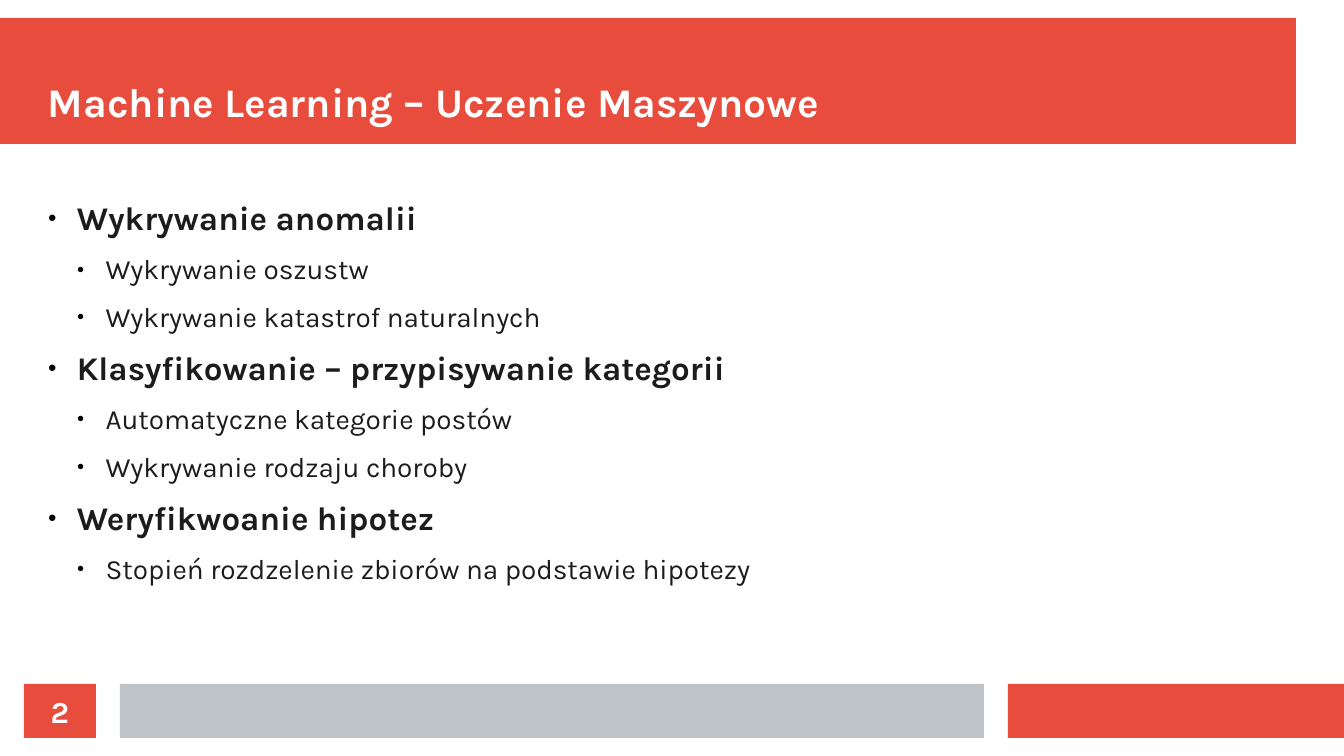
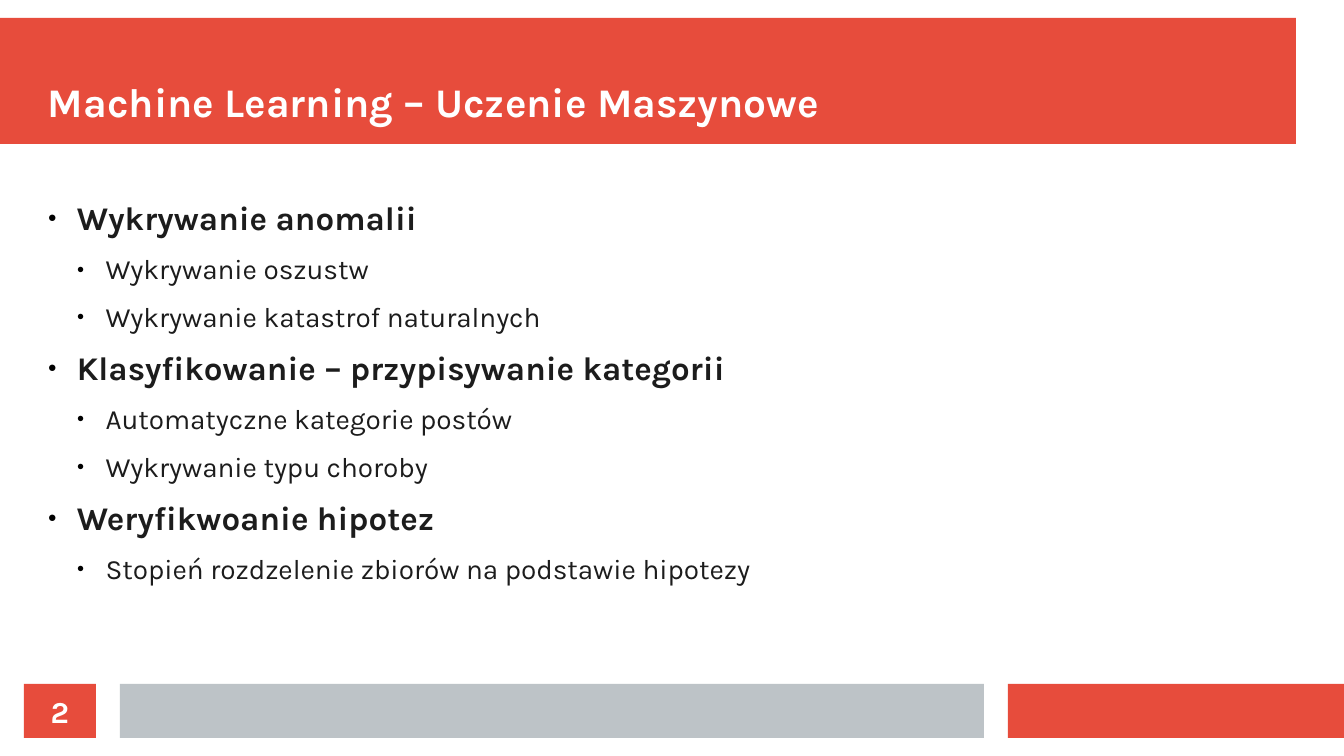
Before and after one commit to Ritsuki/PyStok_04_2016, a slide deck: slide 2 of praktyczne_podejscie_do_ML.odp. Drawn at 1344x756 pixels with LibreOffice and Linux fonts; fonts in the diff are those of the drawing. Boxes give left, top, right and bottom in pixels: in the first picture for what was removed or moved away, otherwise in the second. Text is boxed around its words. In the diff, an @@ line names an element or a change of style, - is before the commit and + after.

```diff
--- a/praktyczne_podejscie_do_ML.odp
+++ b/praktyczne_podejscie_do_ML.odp
@@ text at bbox=[106, 458, 428, 484]: text changed @@
-  ● Wykrywanie rodzaju choroby
+  ● Wykrywanie typu choroby
```
Also in this commit, not shown: 1 other file.
